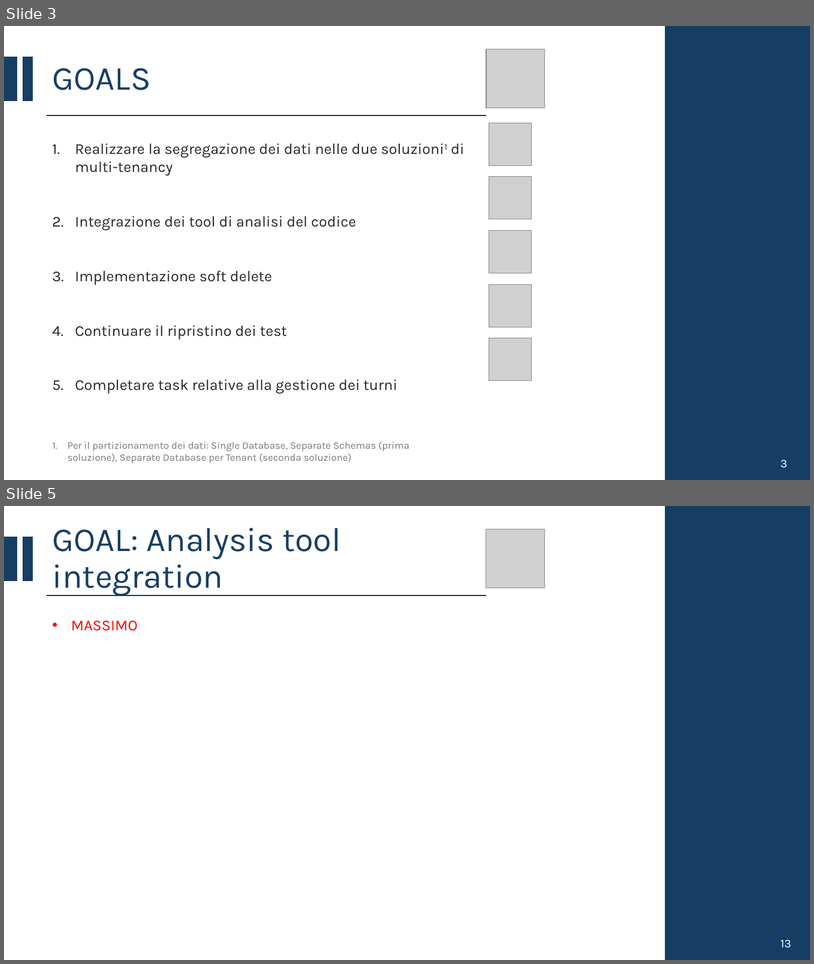
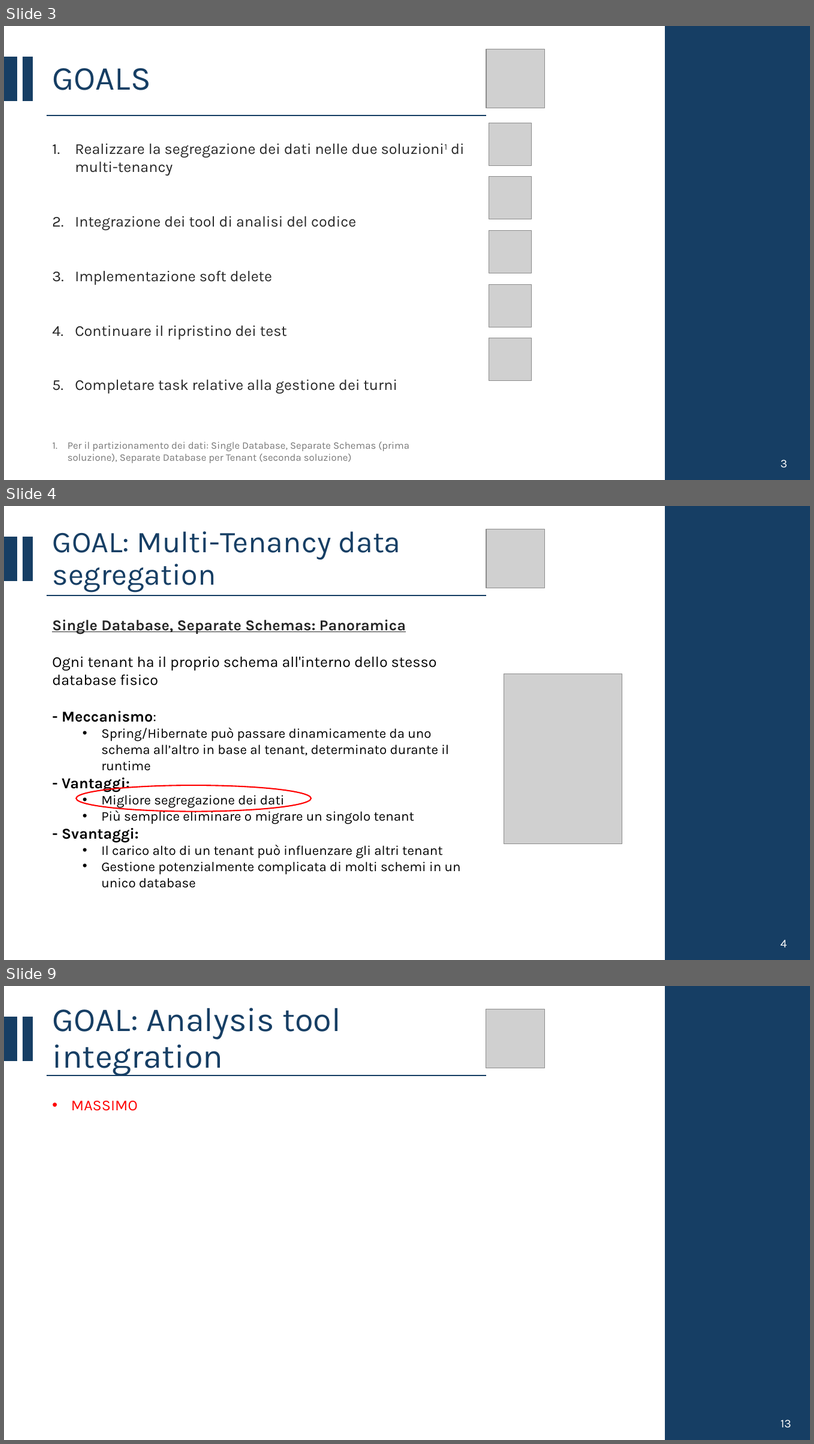
Before and after one commit to CSW-Teams/MS3-docs, a slide deck: ShiftsHappen/Sprint 3/CSW Sprint 3.pptx. Shown one above the other, each under a label of ours: slides 3 and 5 before the commit, slides 3, 4 and 9 after it; the slides between them are not shown. The pictures are 814x964 and 814x1444 pixels, drawn with LibreOffice and Linux fonts; fonts in the diff are those of the drawing; grey boxes stand for pictures. Boxes give left, top, right and bottom in pixels: in the first picture for what was removed or moved away, otherwise in the second. Text is boxed around its words. In the diff, an @@ line names an element or a change of style, - is before the commit and + after.

Commit message:
Added some slides for data segregation in multi-tenancy

```diff
--- a/ShiftsHappen/Sprint 3/CSW Sprint 3.pptx
+++ b/ShiftsHappen/Sprint 3/CSW Sprint 3.pptx
@@ slide 4 added at <box>4,506,810,960</box>, background #FFFFFF @@
@@ rectangle added at <box>666,506,810,960</box>, fill #163E64, outline #163E64 1.5 pt @@
@@ rectangle added at <box>4,537,17,580</box>, fill #163E64, outline #163E64 1.5 pt @@
@@ rectangle added at <box>23,537,32,580</box>, fill #163E64, outline #163E64 1.5 pt @@
@@ title added at <box>53,531,401,592</box>, 36 pt, text #163E64 @@
+GOAL: Multi-Tenancy data segregation
@@ picture added at <box>487,529,545,588</box> @@
@@ line added from (47, 595) to (487, 595), #163E64 1.5 pt @@
@@ text added at <box>52,619,461,888</box>, 16 pt, text #000000 @@
+Single Database, Separate Schemas: Panoramica
+Ogni tenant ha il proprio schema all'interno dello stesso database fisico
+- Meccanismo:
+  • Spring/Hibernate può passare dinamicamente da uno schema all’altro in base al tenant, determinato durante il runtime
+- Vantaggi:
+  • Migliore segregazione dei dati
+  • Più semplice eliminare o migrare un singolo tenant
+- Svantaggi:
+  • Il carico alto di un tenant può influenzare gli altri tenant
+  • Gestione potenzialmente complicata di molti schemi in un unico database
@@ picture added at <box>504,673,622,844</box> @@
@@ ellipse added at <box>76,785,311,811</box>, outline #FF0000 1.5 pt @@
@@ text added at <box>781,939,788,947</box>, 14 pt, text #FFFFFF @@
+4
@@ what was slide 5 is now slide 9 @@
```
Also in this commit, not shown: 1 slide changed, 3 other slides added.
